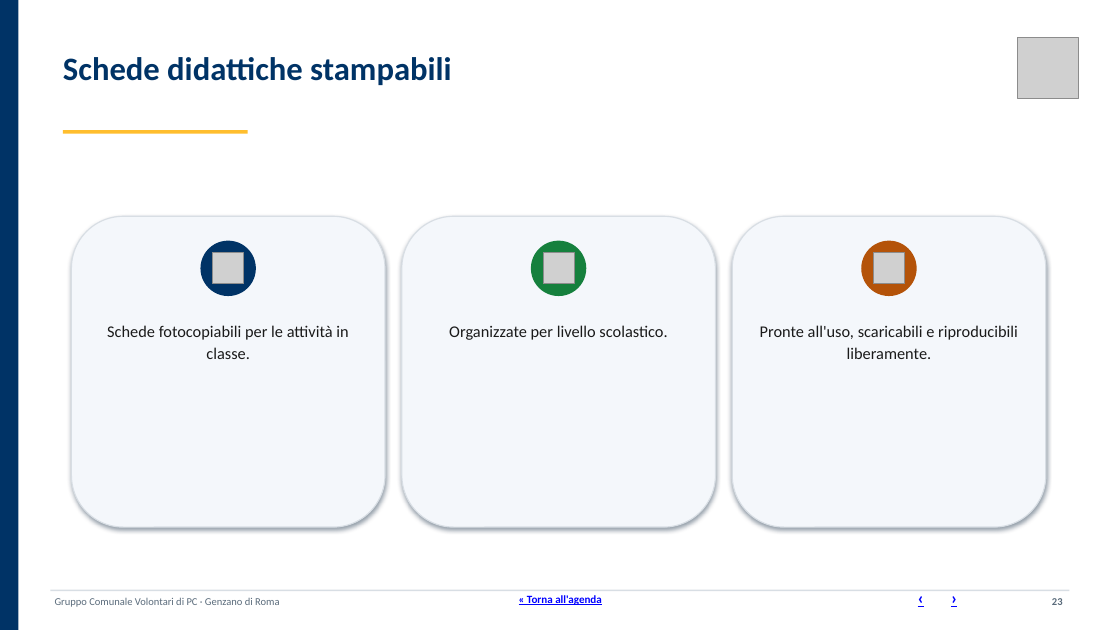
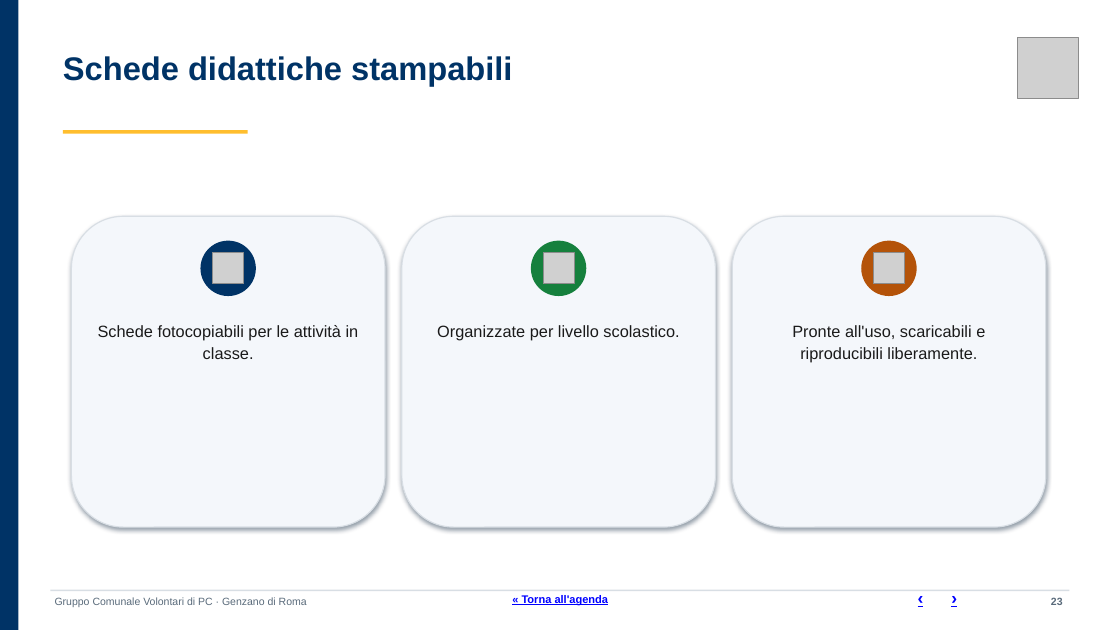
Before and after one commit to SviluppoItaliaDigitale/sito-pc-genzano, a slide deck: slide 23 of static/manuali/presentazione-struttura-sito.pptx. Drawn at 1120x630 pixels with LibreOffice and Linux fonts; fonts in the diff are those of the drawing; grey boxes stand for pictures. Boxes give left, top, right and bottom in pixels: in the first picture for what was removed or moved away, otherwise in the second. Text is boxed around its words. In the diff, an @@ line names an element or a change of style, - is before the commit and + after.

```diff
--- a/static/manuali/presentazione-struttura-sito.pptx
+++ b/static/manuali/presentazione-struttura-sito.pptx
@@ font Calibri to Arial in 6 elements at bbox=[63, 56, 512, 86], bbox=[55, 597, 307, 607], bbox=[522, 594, 609, 605], bbox=[98, 325, 359, 359], bbox=[437, 325, 679, 341], bbox=[792, 325, 985, 363] @@
```
Also in this commit, not shown: 54 other slides changed, 4 other files.
